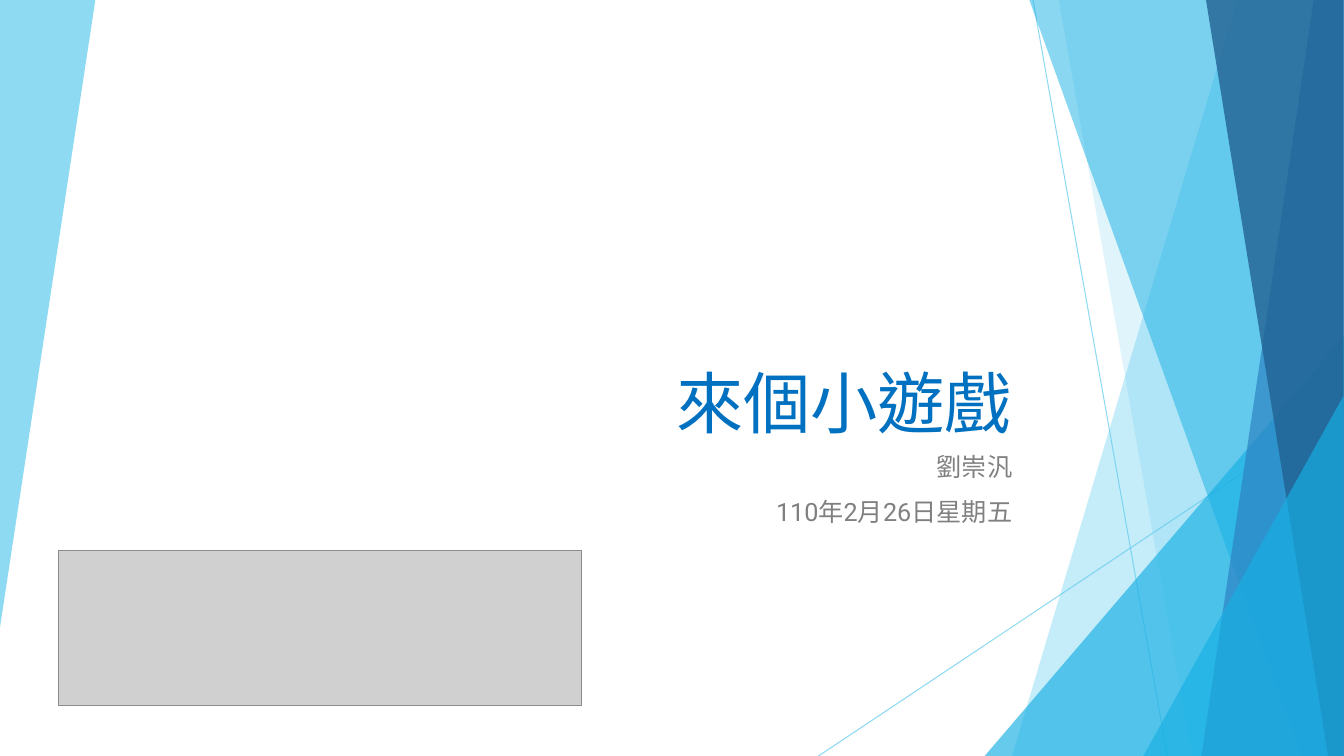
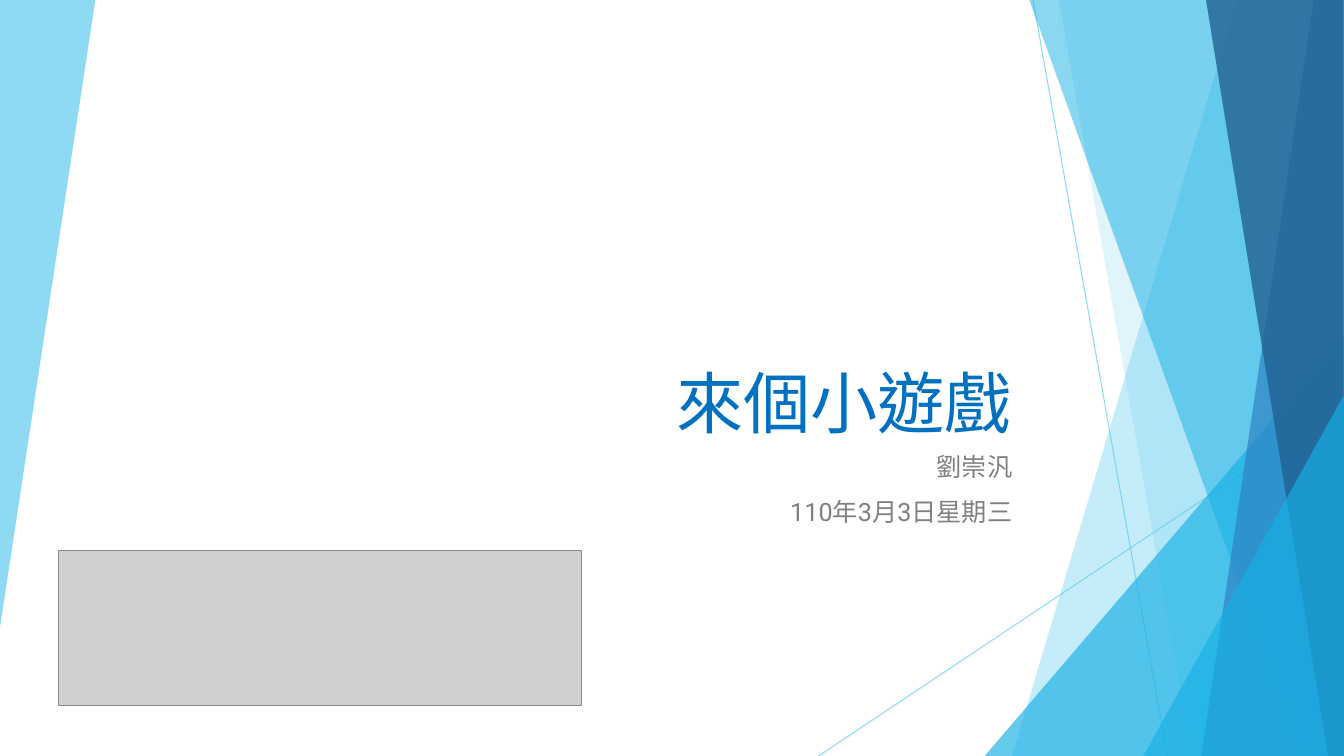
Before and after one commit to liulawsi/My_PPTs, a slide deck: slide 1 of LCC/Python/04c_來個小遊戲2.pptx. Drawn at 1344x756 pixels with LibreOffice and Linux fonts; fonts in the diff are those of the drawing; grey boxes stand for pictures; background and template pictures are left out. Boxes give left, top, right and bottom in pixels: in the first picture for what was removed or moved away, otherwise in the second. Text is boxed around its words. In the diff, an @@ line names an element or a change of style, - is before the commit and + after.

```diff
--- a/LCC/Python/04c_來個小遊戲2.pptx
+++ b/LCC/Python/04c_來個小遊戲2.pptx
@@ subtitle at box(790, 500, 1012, 523): text changed @@
-110年2月26日星期五
+110年3月3日星期三
```
Also in this commit, not shown: 2 other slides changed, 1 other file.
